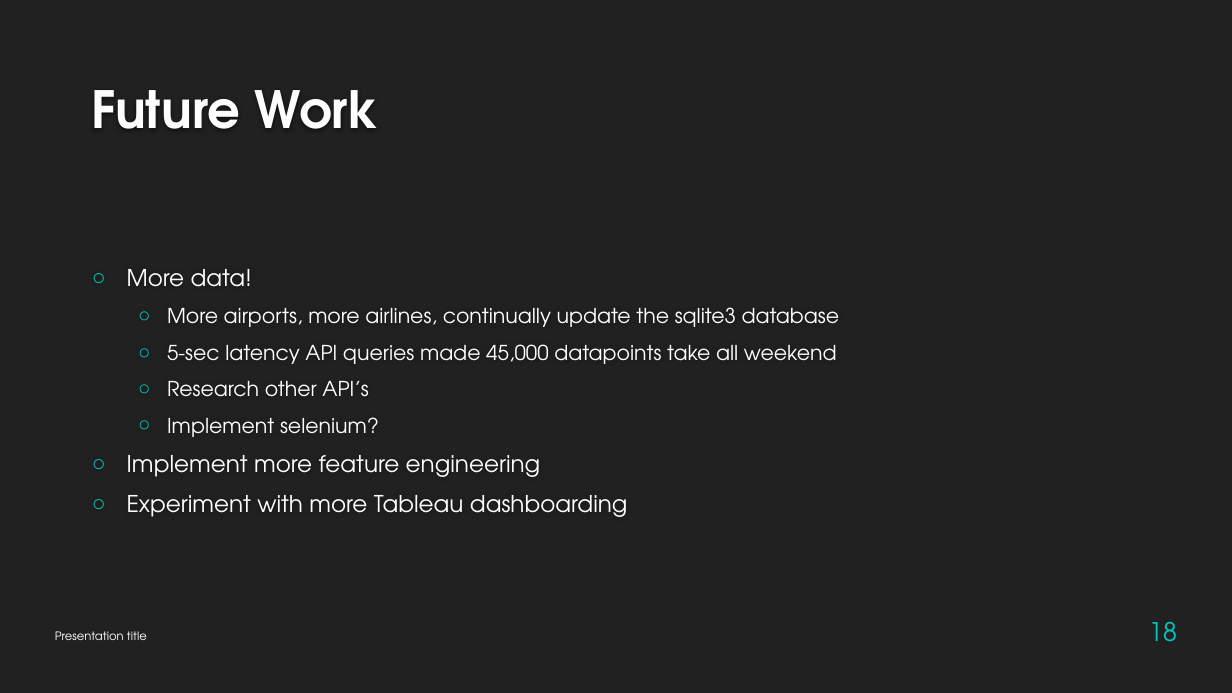
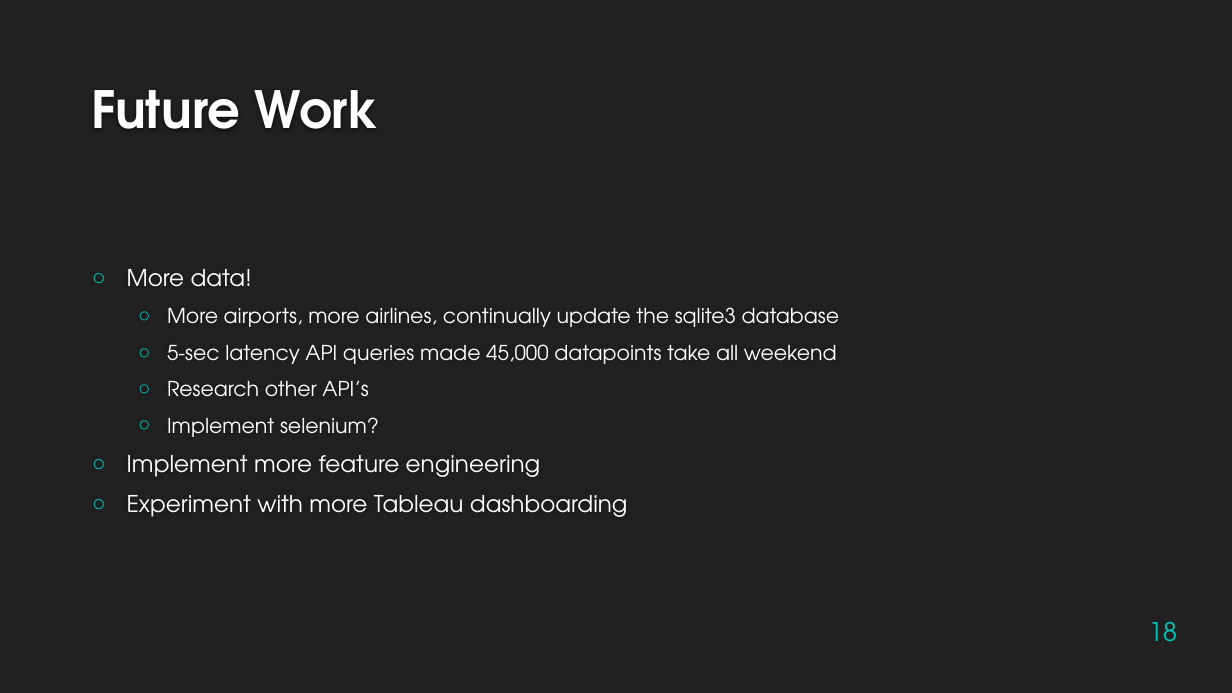
Before and after one commit to jeremyabeard5/MSDS696, a slide deck: slide 18 of MSDS696_FinalPresentation_JeremyBeard.pptx. Drawn at 1232x693 pixels with LibreOffice and Linux fonts; fonts in the diff are those of the drawing; background and template pictures are left out. Boxes give left, top, right and bottom in pixels: in the first picture for what was removed or moved away, otherwise in the second. Text is boxed around its words. In the diff, an @@ line names an element or a change of style, - is before the commit and + after.

```diff
--- a/MSDS696_FinalPresentation_JeremyBeard.pptx
+++ b/MSDS696_FinalPresentation_JeremyBeard.pptx
@@ text removed at [55,631,147,640] @@
-Presentation title
```
Also in this commit, not shown: 7 other slides changed, 5 slides added, 5 slides removed, 3 other files.
